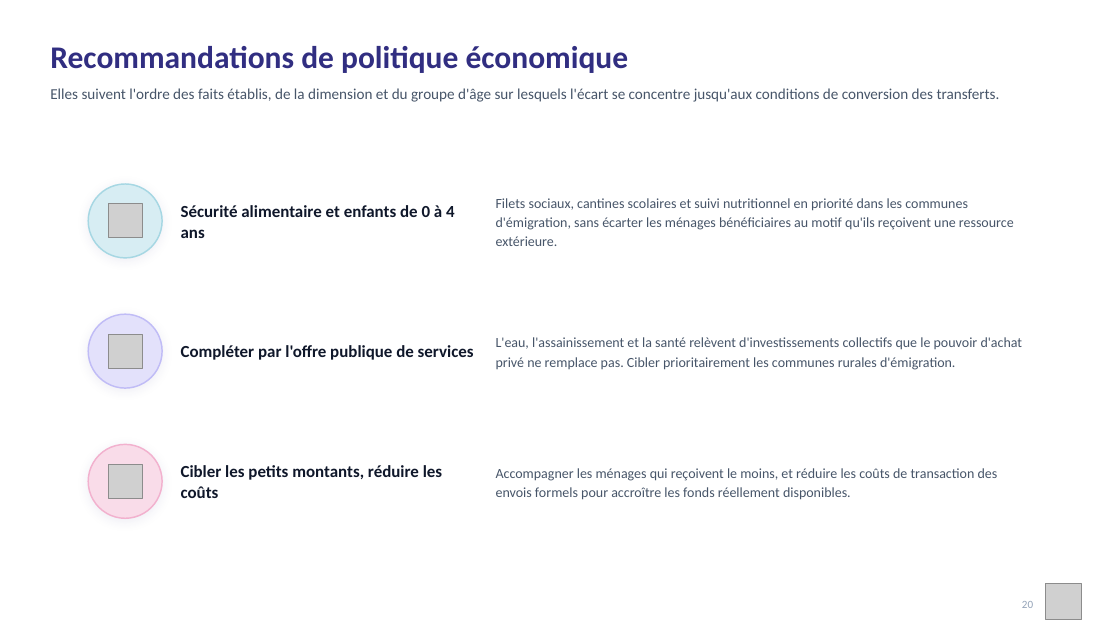
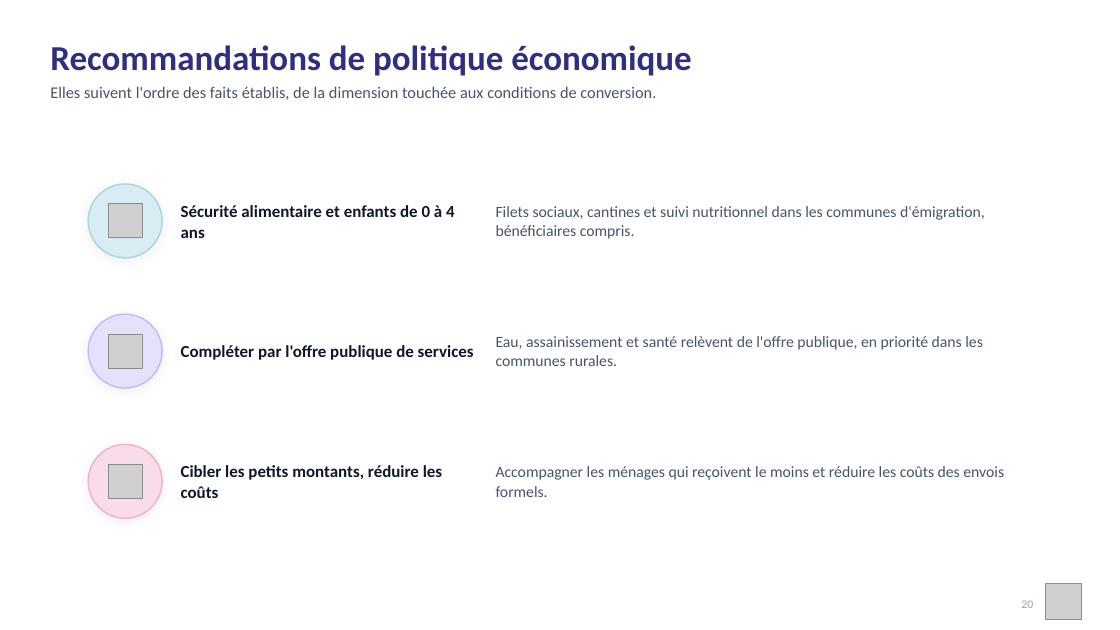
Before and after one commit to JODRAFF9/MEMOIRE, a slide deck: slide 20 of infographie/presentation_infographique.pptx. Drawn at 1120x630 pixels with LibreOffice and Linux fonts; fonts in the diff are those of the drawing; grey boxes stand for pictures. Boxes give left, top, right and bottom in pixels: in the first picture for what was removed or moved away, otherwise in the second. Text is boxed around its words. In the diff, an @@ line names an element or a change of style, - is before the commit and + after.

```diff
--- a/infographie/presentation_infographique.pptx
+++ b/infographie/presentation_infographique.pptx
@@ text "Recommandations de politique économique" at (50, 45, 692, 76): size 27 to 30 pt @@
@@ text at (50, 86, 656, 100): text changed; size 13 to 14 pt @@
-Elles suivent l'ordre des faits établis, de la dimension et du groupe d'âge sur lesquels l'écart se concentre jusqu'aux conditions de conversion des transferts.
+Elles suivent l'ordre des faits établis, de la dimension touchée aux conditions de conversion.
@@ text at (496, 206, 985, 239): text changed; size 12 to 13.5 pt @@
-Filets sociaux, cantines scolaires et suivi nutritionnel en priorité dans les communes d'émigration, sans écarter les ménages bénéficiaires au motif qu'ils reçoivent une ressource extérieure.
+Filets sociaux, cantines et suivi nutritionnel dans les communes d'émigration, bénéficiaires compris.
@@ text at (496, 336, 983, 366): text changed; size 12 to 13.5 pt @@
-L'eau, l'assainissement et la santé relèvent d'investissements collectifs que le pouvoir d'achat privé ne remplace pas. Cibler prioritairement les communes rurales d'émigration.
+Eau, assainissement et santé relèvent de l'offre publique, en priorité dans les communes rurales.
@@ text at (496, 466, 1004, 497): text changed; size 12 to 13.5 pt @@
-Accompagner les ménages qui reçoivent le moins, et réduire les coûts de transaction des envois formels pour accroître les fonds réellement disponibles.
+Accompagner les ménages qui reçoivent le moins et réduire les coûts des envois formels.
```
Also in this commit, not shown: 20 other slides changed, 2 other files.
